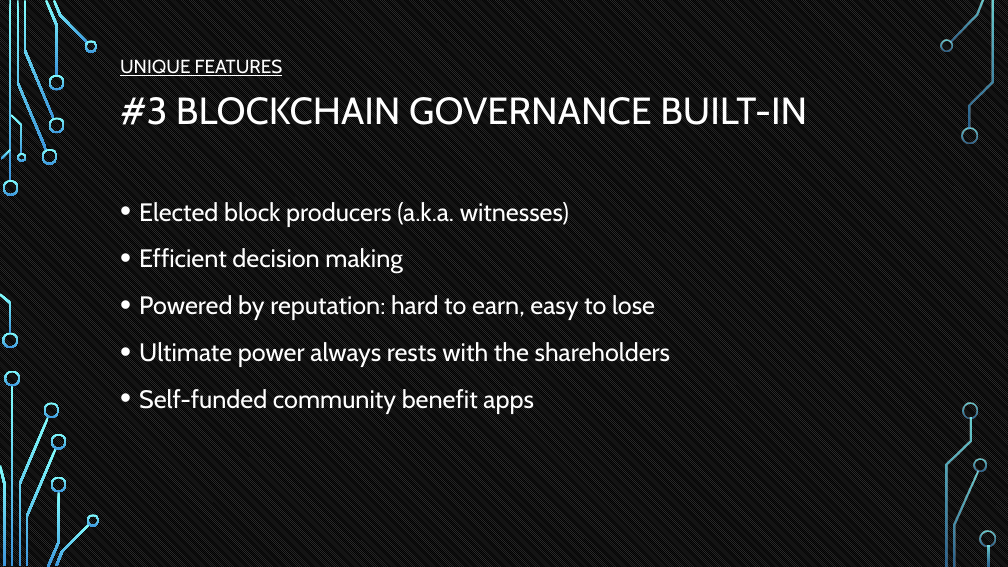
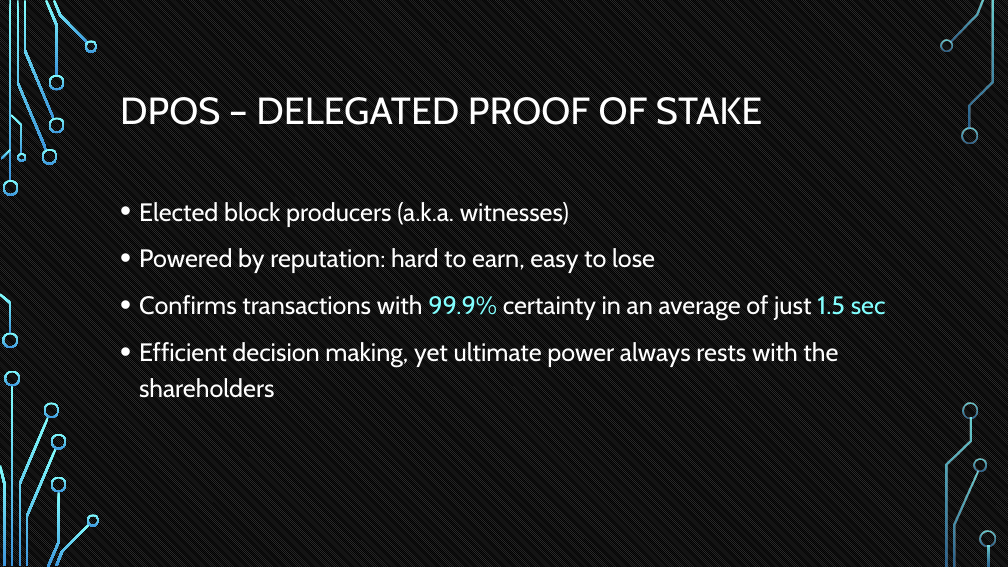
Before and after one commit to tokenika/tokenika.github.io, a slide deck: slide 30 of WarsawBlock.pptx (slide 31 before the commit). Drawn at 1008x567 pixels with LibreOffice and Linux fonts; fonts in the diff are those of the drawing; background and template pictures are left out. Boxes give left, top, right and bottom in pixels: in the first picture for what was removed or moved away, otherwise in the second. Text is boxed around its words. In the diff, an @@ line names an element or a change of style, - is before the commit and + after.

```diff
--- a/WarsawBlock.pptx
+++ b/WarsawBlock.pptx
@@ text removed at [120,59,283,76] @@
-UNIQUE FEATURES
@@ title at [120,97,762,125]: text changed @@
-#3 BLOCKCHAIN GOVERNANCE BUILT-IN
+DPOS – DELEGATED PROOF OF STAKE
@@ text at [139,248,402,273]: paragraph removed @@
-• Efficient decision making
@@ text at [139,295,886,398]: text changed @@
-• Ultimate power always rests with the shareholders
-• Self-funded community benefit apps
+• Confirms transactions with 99.9% certainty in an average of just 1.5 sec
+• Efficient decision making, yet ultimate power always rests with the shareholders
```
Also in this commit, not shown: 25 other slides changed, 5 slides added, 2 slides removed, 1 other file.
